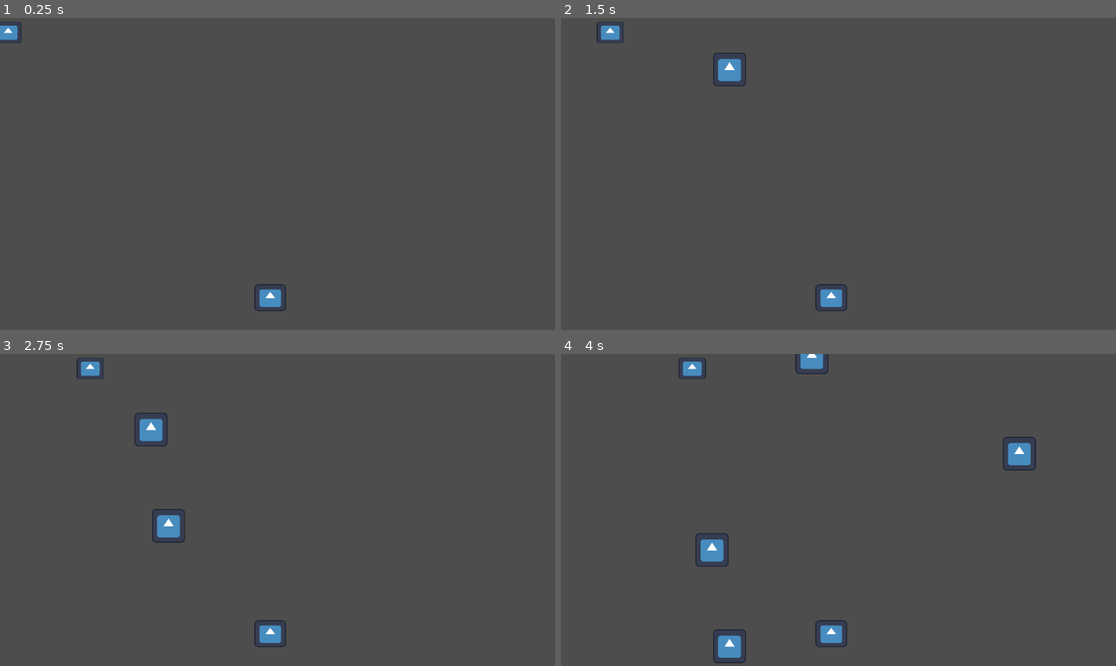
Above: before the commit, frames 1-4 (two rows, left to right).
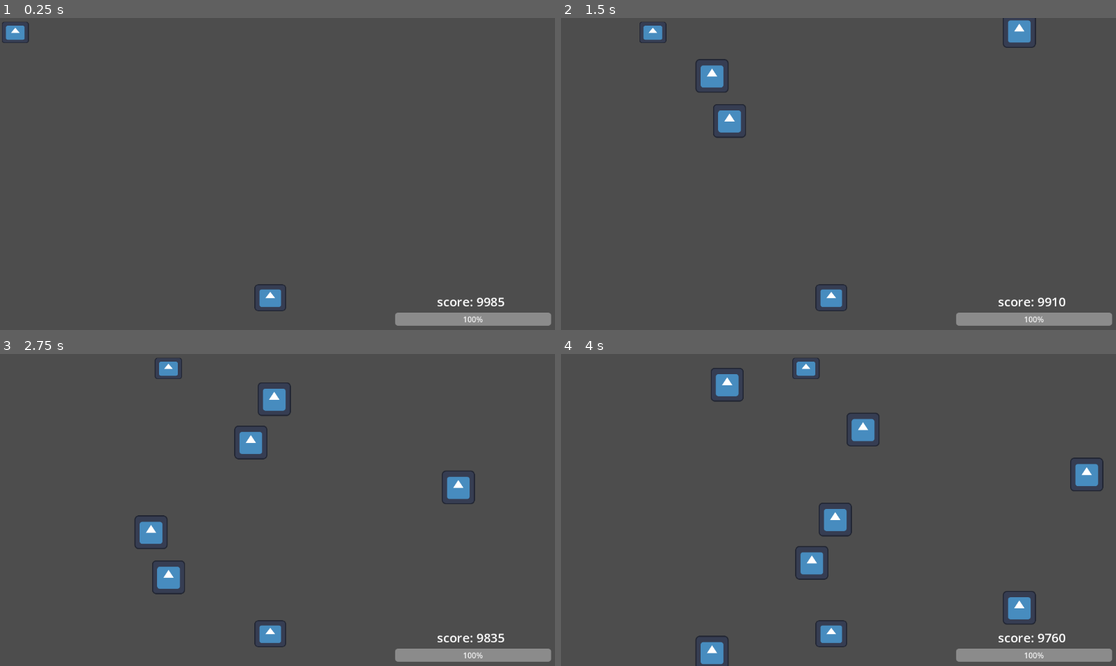
Above: after the commit, the same moments.

Repository: MRU-GDDC/godotworkshop2025
Game: Godot game, scene res://Main.tscn
Same seed, same stepped clock (60 frames per second), same inputs: the game is played once before the commit and once after it. The engine's default icon, where the game draws it, is replaced by a stand-in: a white triangle on a blue panel in a dark square.
Inputs:
- Up to frame 1 (0.25 s): no input
- Up to frame 2 (1.5 s): no input
- Up to frame 3 (2.75 s): no input
- Up to frame 4 (4 s): no input

The runs differ from the first frame. In frame 1, 1.5% of the frame differs, in the area x 0-100%, y 1-99%; in frame 2, 3.1%; in frame 3, 4.3%; in frame 4, 5.6%, in the area x 21-100%, y 0-100%.

Commit message:
all components

Diff:
--- a/Boss.tscn
+++ b/Boss.tscn
@@ -7,7 +7,7 @@
 
 [node name="Boss" type="Area2D"]
 script = ExtResource("1_4jvlg")
-health = 100
+health = 50
 
 [node name="Sprite2D" type="Sprite2D" parent="."]
 scale = Vector2(0.44, 0.350752)
--- a/Bullet.gd
+++ b/Bullet.gd
@@ -8,11 +8,9 @@
 
 
 func _on_area_entered(area: Area2D) -> void:
-	if area.get_script():
-		var script = area.get_script()
-		if area.has_method("take_damage"):
-			script.take_damage(damage)
-			queue_free()
+	if area.has_method("take_damage"):
+		area.take_damage(damage)
+		queue_free()
 	pass # Replace with function body.
 
 
--- a/EnemyProjectile.gd
+++ b/EnemyProjectile.gd
@@ -1,6 +1,6 @@
 extends Area2D
 
-
+@export var damage: int
 
 func _process(delta: float) -> void:
 	position.y += 200 * delta
@@ -9,8 +9,6 @@
 
 
 func _on_body_entered(body: Node2D) -> void:
-	if body.get_script():
-		var script = body.get_script()
-		if body.has_method("take_damage"):
-			script.take_damage(1)
-			queue_free()
+	if body.has_method("take_damage"):
+		body.take_damage(damage)
+		queue_free()
--- a/Main.tscn
+++ b/Main.tscn
@@ -1,9 +1,11 @@
-[gd_scene load_steps=5 format=3 uid="uid://dp08vxf3i761g"]
+[gd_scene load_steps=7 format=3 uid="uid://dp08vxf3i761g"]
 
 [ext_resource type="Script" uid="uid://dd3ljjl3fm0if" path="res://BulletManger.gd" id="1_uu6xs"]
 [ext_resource type="PackedScene" uid="uid://8k2kj8w303id" path="res://Player.tscn" id="3_cm0pq"]
 [ext_resource type="PackedScene" uid="uid://c302dt17rccf6" path="res://enemyProjectile.tscn" id="4_cm0pq"]
 [ext_resource type="PackedScene" uid="uid://dnyh1i3brqju6" path="res://Boss.tscn" id="4_fos0i"]
+[ext_resource type="PackedScene" uid="uid://3m7k5b8v6atw" path="res://playerui.tscn" id="5_fos0i"]
+[ext_resource type="PackedScene" uid="uid://y1tgrit6ecel" path="res://result.tscn" id="6_3dxm6"]
 
 [node name="Node2D" type="Node2D"]
 
@@ -23,12 +25,16 @@
 position = Vector2(-539, -624)
 
 [node name="Timer" type="Timer" parent="Node2D"]
+wait_time = 0.463
 autostart = true
 
 [node name="Boss" parent="." instance=ExtResource("4_fos0i")]
 position = Vector2(552, 166)
 collision_layer = 2
 collision_mask = 2
-health = 100
+
+[node name="Control" parent="." instance=ExtResource("5_fos0i")]
+
+[node name="PanelContainer" parent="." instance=ExtResource("6_3dxm6")]
 
 [connection signal="timeout" from="Node2D/Timer" to="Node2D" method="_on_timer_timeout"]
--- a/Player.tscn
+++ b/Player.tscn
@@ -10,14 +10,19 @@
 const SPEED = 300.0
 const JUMP_VELOCITY = -400.0
 @export var bullet : PackedScene
-@export var health: int
+var canshoot: bool
 
+func _ready() -> void:
+	canshoot = true
+	$Timer.start()
 func _physics_process(delta: float) -> void:
 
-	if Input.is_action_just_pressed(\"Fire_Bullet\"):
+	if Input.is_action_just_pressed(\"Fire_Bullet\") && canshoot:
 		var bullets = bullet.instantiate()
 		bullets.position = Vector2($Marker2D.global_position.x,$Marker2D.global_position.y )
 		get_tree().root.add_child(bullets);
+		canshoot = false
+		$Timer.start()
 
 	# Get the input direction and handle the movement/deceleration.
 	# As good practice, you should replace UI actions with custom gameplay actions.
@@ -30,11 +35,17 @@
 	move_and_slide()
 
 func  take_damage(damage: int):
-	health = health - damage
+	PlayerStats.player_helth = PlayerStats.player_helth - damage
 	print(\"health lost\")
-	if health <= 0:
+	if PlayerStats.player_helth <= 0:
+		GameManager.player_lost.emit()
 		queue_free()
 
+
+
+func _on_timer_timeout() -> void:
+	canshoot = true
+	pass # Replace with function body.
 "
 
 [sub_resource type="RectangleShape2D" id="RectangleShape2D_kpjcp"]
@@ -43,7 +54,6 @@
 [node name="Player" type="CharacterBody2D"]
 script = SubResource("GDScript_xhfnw")
 bullet = ExtResource("1_kpjcp")
-health = 5
 
 [node name="CollisionShape2D" type="CollisionShape2D" parent="."]
 position = Vector2(1.5, -1.23793)
@@ -56,3 +66,9 @@
 
 [node name="Marker2D" type="Marker2D" parent="."]
 position = Vector2(1, -46)
+
+[node name="Timer" type="Timer" parent="."]
+wait_time = 0.291
+one_shot = true
+
+[connection signal="timeout" from="Timer" to="." method="_on_timer_timeout"]
--- /dev/null
+++ b/PlayerUi.gd
@@ -0,0 +1,12 @@
+extends Control
+
+func _ready() -> void:
+	$ProgressBar.max_value = PlayerStats.player_helth
+
+func _process(delta: float) -> void:
+	$ProgressBar.value = PlayerStats.player_helth
+
+	if(PlayerStats.player_score > 0):
+		PlayerStats.player_score = PlayerStats.player_score - 1 * delta
+		$Label.text = "score: " + str(PlayerStats.player_score)
+	pass
--- a/boss.gd
+++ b/boss.gd
@@ -7,13 +7,14 @@
 	position = Vector2(0,30)
 	var tween = get_tree().create_tween()
 	tween.set_loops(0)
-	tween.tween_property($".","position",Vector2(1000,30),randf_range(8,15))
-	tween.chain().tween_property($".","position",Vector2(30,30),randf_range(8,15))
+	tween.tween_property($".","position",Vector2(1000,30),randf_range(5,8))
+	tween.chain().tween_property($".","position",Vector2(30,30),randf_range(5,8))
 	pass # Replace with function body.
 func take_damage(damage: int):
 	health = health  - damage
 	if health <= 0:
 		queue_free()
+		GameManager.boss_deafeted.emit()
 
 # Called every frame. 'delta' is the elapsed time since the previous frame.
 func _process(delta: float) -> void:
--- a/bullet.tscn
+++ b/bullet.tscn
@@ -11,7 +11,7 @@
 collision_mask = 2
 script = ExtResource("1_v8qja")
 damage = 5
-speed = 300
+speed = 500
 
 [node name="Sprite2D" type="Sprite2D" parent="."]
 scale = Vector2(0.536221, 0.545673)
--- /dev/null
+++ b/conclusion_ui.gd
@@ -0,0 +1,24 @@
+extends Control
+
+
+# Called when the node enters the scene tree for the first time.
+func _ready() -> void:
+	GameManager.boss_deafeted.connect(victory)
+	GameManager.player_lost.connect(game_over)
+
+	pass # Replace with function body.
+
+
+# Called every frame. 'delta' is the elapsed time since the previous frame.
+func _process(delta: float) -> void:
+	pass
+
+func game_over():
+	$lost.visible = true
+	print("lost")
+	pass
+func victory():
+	$winner.visible = true
+	print("winner")
+
+	pass
--- a/enemyProjectile.tscn
+++ b/enemyProjectile.tscn
@@ -8,6 +8,7 @@
 
 [node name="Bullet" type="Area2D"]
 script = ExtResource("1_fd7bo")
+damage = 1
 
 [node name="Sprite2D" type="Sprite2D" parent="."]
 scale = Vector2(0.536221, 0.545673)
--- /dev/null
+++ b/game_manager.gd
@@ -0,0 +1,4 @@
+extends Node
+
+signal player_lost
+signal boss_deafeted
--- /dev/null
+++ b/player_stats.gd
@@ -0,0 +1,4 @@
+extends Node
+
+var player_score:int = 10000
+var player_helth:int = 5
--- /dev/null
+++ b/playerui.tscn
@@ -0,0 +1,28 @@
+[gd_scene load_steps=2 format=3 uid="uid://3m7k5b8v6atw"]
+
+[ext_resource type="Script" uid="uid://bj6001jtltcpx" path="res://PlayerUi.gd" id="1_f18w4"]
+
+[node name="Control" type="Control"]
+layout_mode = 3
+anchors_preset = 15
+anchor_right = 1.0
+anchor_bottom = 1.0
+grow_horizontal = 2
+grow_vertical = 2
+script = ExtResource("1_f18w4")
+
+[node name="ProgressBar" type="ProgressBar" parent="."]
+layout_mode = 0
+offset_left = 820.0
+offset_top = 612.0
+offset_right = 1144.0
+offset_bottom = 639.0
+
+[node name="Label" type="Label" parent="."]
+layout_mode = 0
+offset_left = 907.0
+offset_top = 571.0
+offset_right = 947.0
+offset_bottom = 594.0
+theme_override_font_sizes/font_size = 26
+text = "10"
--- a/project.godot
+++ b/project.godot
@@ -15,6 +15,11 @@
 config/features=PackedStringArray("4.4", "GL Compatibility")
 config/icon="res://icon.svg"
 
+[autoload]
+
+PlayerStats="*res://player_stats.gd"
+GameManager="*res://game_manager.gd"
+
 [input]
 
 Fire_Bullet={
--- /dev/null
+++ b/result.tscn
@@ -0,0 +1,22 @@
+[gd_scene load_steps=2 format=3 uid="uid://y1tgrit6ecel"]
+
+[ext_resource type="Script" uid="uid://dthjapd8xdysu" path="res://conclusion_ui.gd" id="1_ejids"]
+
+[node name="PanelContainer" type="Control"]
+layout_mode = 3
+anchors_preset = 0
+offset_right = 40.0
+offset_bottom = 40.0
+script = ExtResource("1_ejids")
+
+[node name="winner" type="PanelContainer" parent="."]
+visible = false
+layout_mode = 2
+offset_right = 40.0
+offset_bottom = 40.0
+
+[node name="lost" type="PanelContainer" parent="."]
+visible = false
+layout_mode = 2
+offset_right = 40.0
+offset_bottom = 40.0
Not shown, added: PlayerUi.gd.uid
Not shown, added: conclusion_ui.gd.uid
Not shown, added: game_manager.gd.uid
Not shown, added: player_stats.gd.uid
